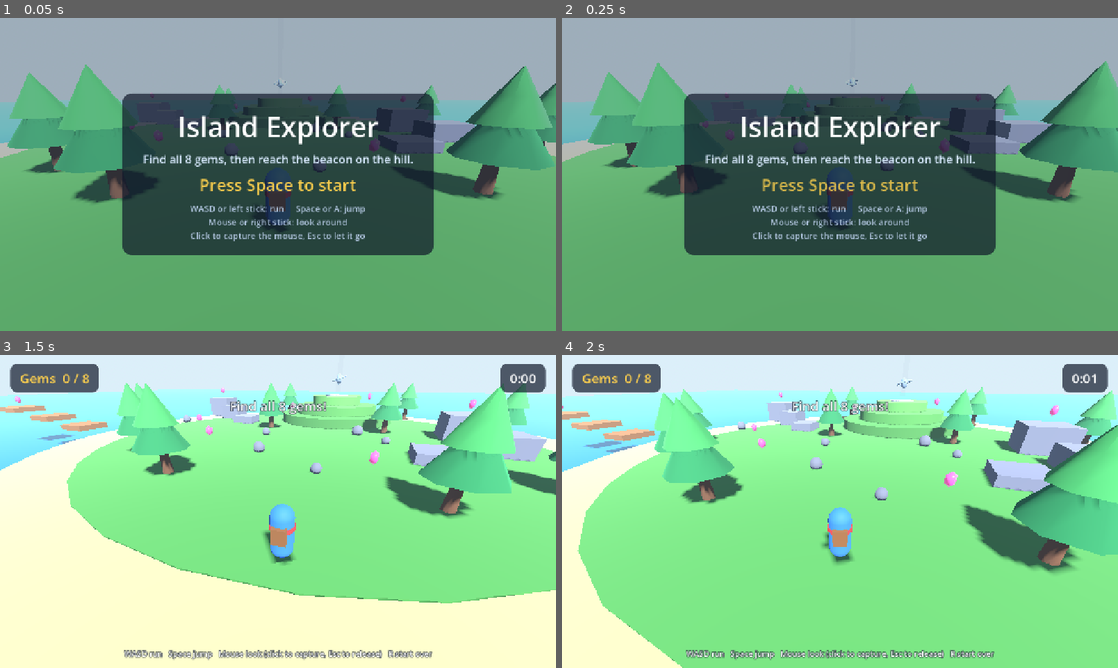
Above: before the commit, frames 1-4 (two rows, left to right).
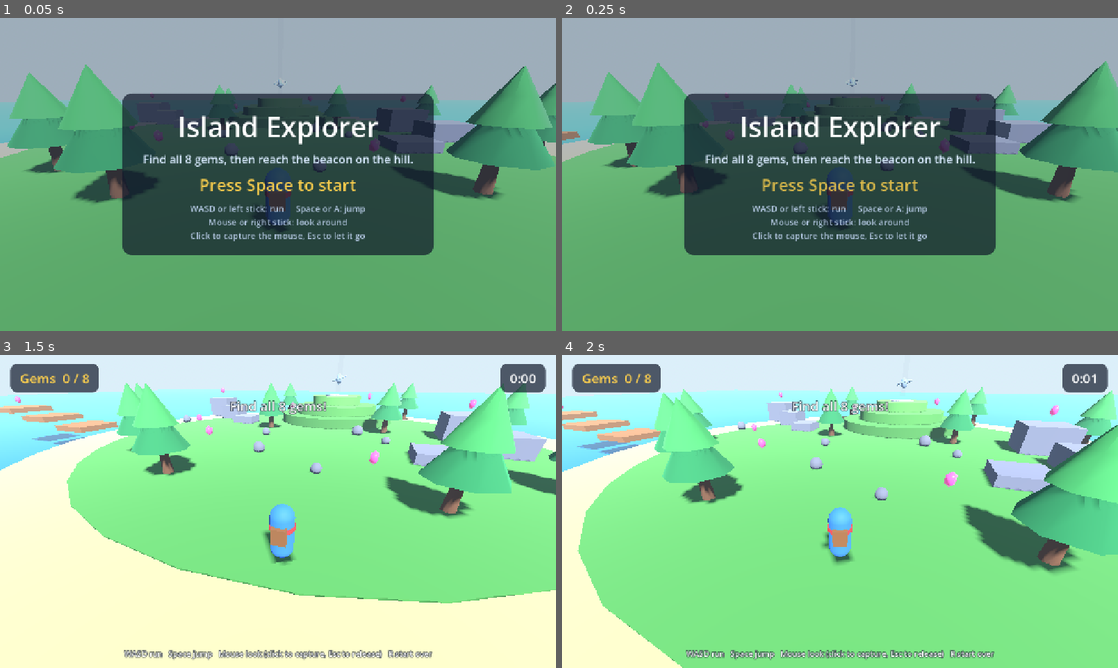
Above: after the commit, the same moments.

Repository: raoulkdev/InfinaBox
Game: Godot game, scene res://scenes/main.tscn
Same seed, same stepped clock (60 frames per second), same inputs: the game is played once before the commit and once after it.
Inputs (mouse positions are in pixels of both pictures, inside the frame that each line leads up to):
- Up to frame 1 (0.05 s): no input
- Up to frame 2 (0.25 s): no input
- Up to frame 3 (1.5 s): tap Space (jump) at 0.5, 0.77 s; move the mouse to (400, 495) at 0.52 s; hold D (move_right) 0.53-1.28 s; tap Down (look_down) at 0.6 s; click (400, 495) at 0.67 s; tap Enter at 1.25 s; move the mouse to (250, 511) at 1.27 s; hold W (move_forward) from 1.28 s (still down); tap Left (look_left) at 1.35 s
- Up to frame 4 (2 s): keep holding W (move_forward); tap Space (jump) at 1.52 s

Frame 1 is identical in both runs. In frame 2, less than 0.1% of the frame differs, in the area x 0-4%, y 36-40%; in frame 3, 0.4%; in frame 4, 0.4%, in the area x 0-18%, y 17-32%.

Commit message:
Template work in progress/complete for a94d4e698f4d5c382
Co-Authored-By: Claude Sonnet 5.5 <noreply@anthropic.com>
Claude-Session: https://claude.ai/code/session_01HK6TWVaHrSHGSx8VnZtc5M

Diff:
--- a/templates/explorer-3d/scenes/levels/island.tscn
+++ b/templates/explorer-3d/scenes/levels/island.tscn
@@ -83,18 +83,18 @@
 color = Color(0.5, 0.5, 0.56, 1.0)
 
 [node name="Plank1" parent="Platforms" instance=ExtResource("1_platform")]
-transform = Transform3D(1, 0, 0, 0, 1, 0, 0, 0, 1, -25.5, 0.5, 4)
-size = Vector3(3, 0.5, 3)
+transform = Transform3D(1, 0, 0, 0, 1, 0, 0, 0, 1, -25, 0.5, 4)
+size = Vector3(4, 0.5, 4)
 color = Color(0.6, 0.4, 0.24, 1.0)
 
 [node name="Plank2" parent="Platforms" instance=ExtResource("1_platform")]
 transform = Transform3D(1, 0, 0, 0, 1, 0, 0, 0, 1, -30.5, 1.2, 4)
-size = Vector3(3, 0.5, 3)
+size = Vector3(4, 0.5, 4)
 color = Color(0.6, 0.4, 0.24, 1.0)
 
 [node name="Plank3" parent="Platforms" instance=ExtResource("1_platform")]
 transform = Transform3D(1, 0, 0, 0, 1, 0, 0, 0, 1, -36, 1.9, 4)
-size = Vector3(3, 0.5, 3)
+size = Vector3(4, 0.5, 4)
 color = Color(0.6, 0.4, 0.24, 1.0)
 
 [node name="Step1" parent="Platforms" instance=ExtResource("1_platform")]
